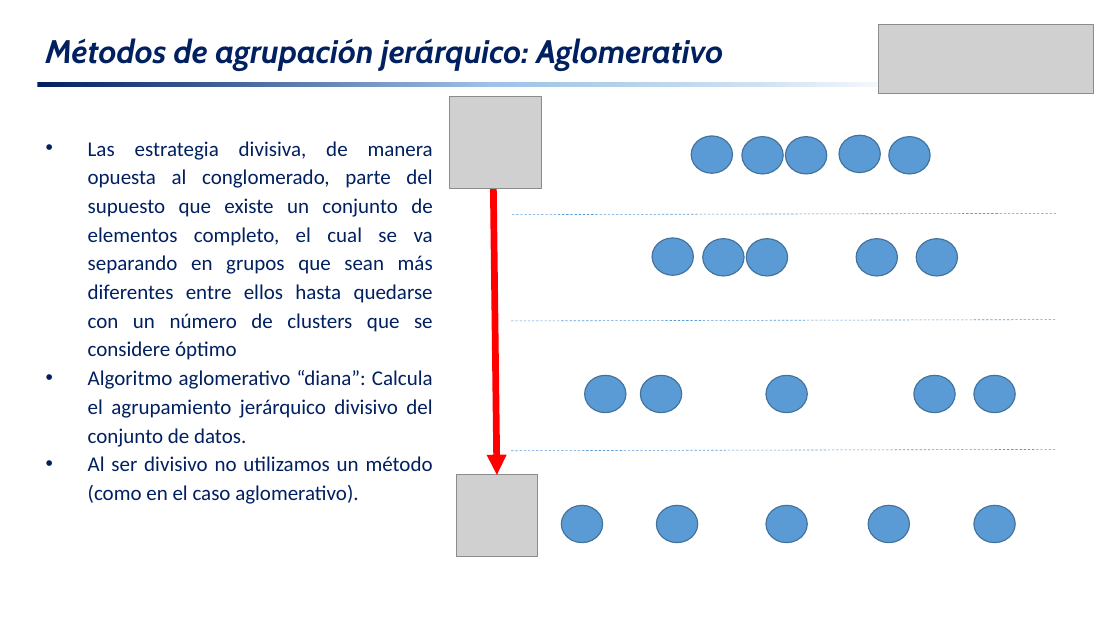
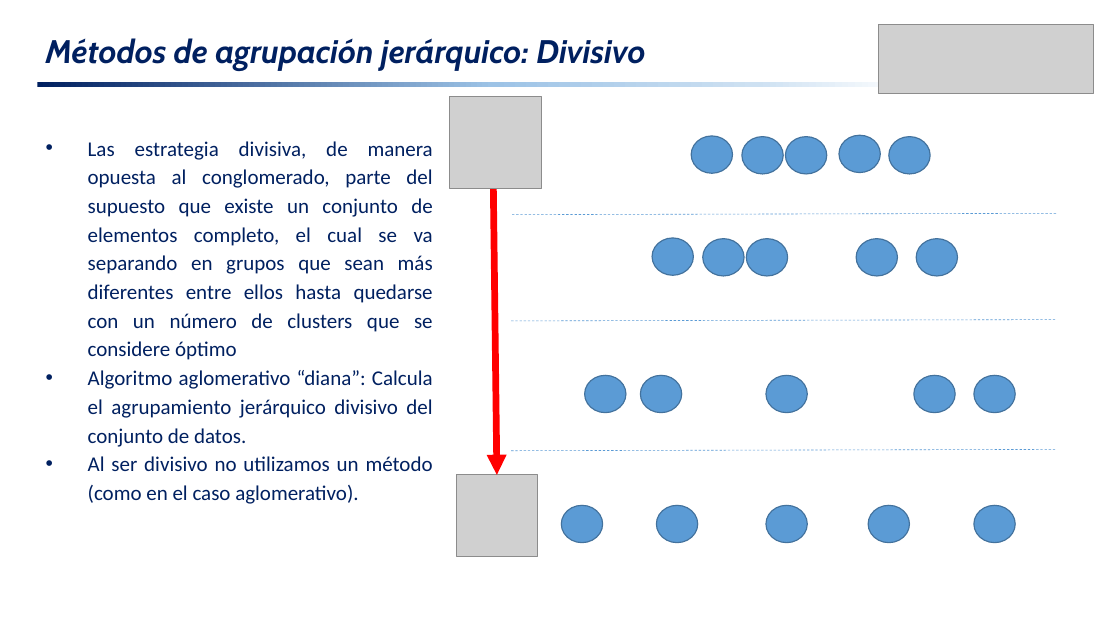
Before and after one commit to DanaeNorah/Estadistica-para-el-Analisis-Politico-2-, a slide deck: slide 5 of CLASES PRACTICAS/Sesion 5/SESIÓN N° 5 - Cluster aglomerativo y divisivo.pptm. Drawn at 1120x630 pixels with LibreOffice and Linux fonts; fonts in the diff are those of the drawing; grey boxes stand for pictures. Boxes give left, top, right and bottom in pixels: in the first picture for what was removed or moved away, otherwise in the second. Text is boxed around its words. In the diff, an @@ line names an element or a change of style, - is before the commit and + after.

```diff
--- a/CLASES PRACTICAS/Sesion 5/SESIÓN N° 5 - Cluster aglomerativo y divisivo.pptm
+++ b/CLASES PRACTICAS/Sesion 5/SESIÓN N° 5 - Cluster aglomerativo y divisivo.pptm
@@ text at box(46, 38, 645, 71): text changed @@
-Métodos de agrupación jerárquico: Aglomerativo
+Métodos de agrupación jerárquico: Divisivo
```
Also in this commit, not shown: 16 other files.
